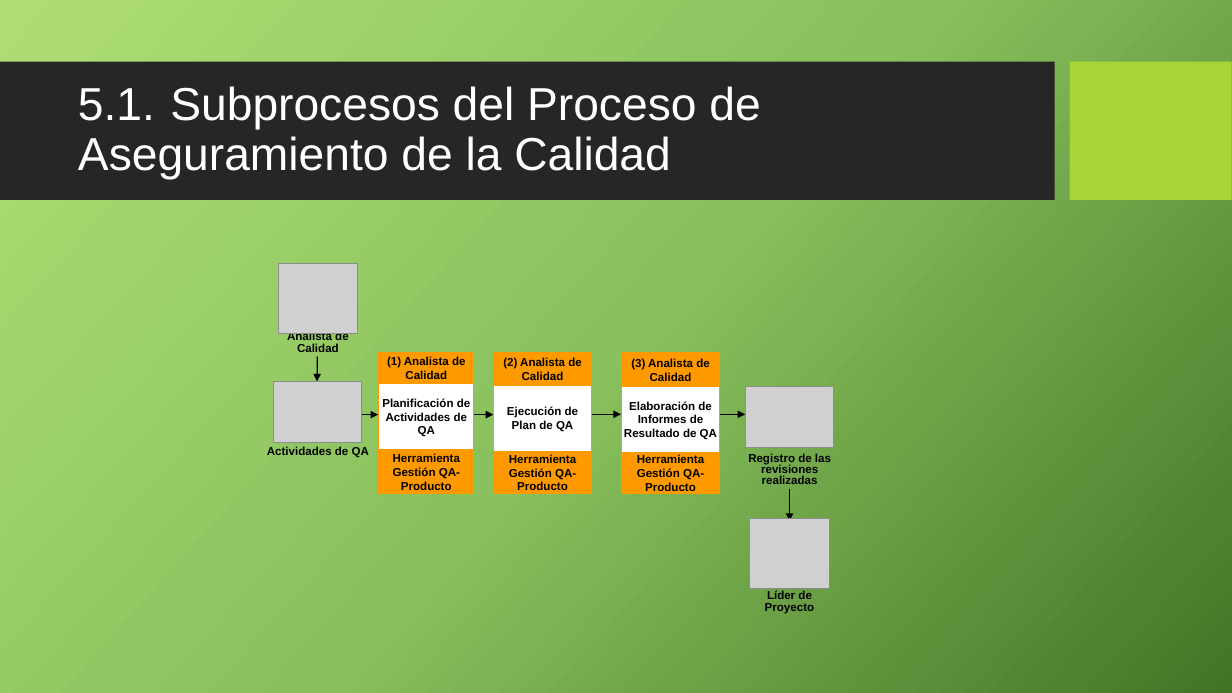
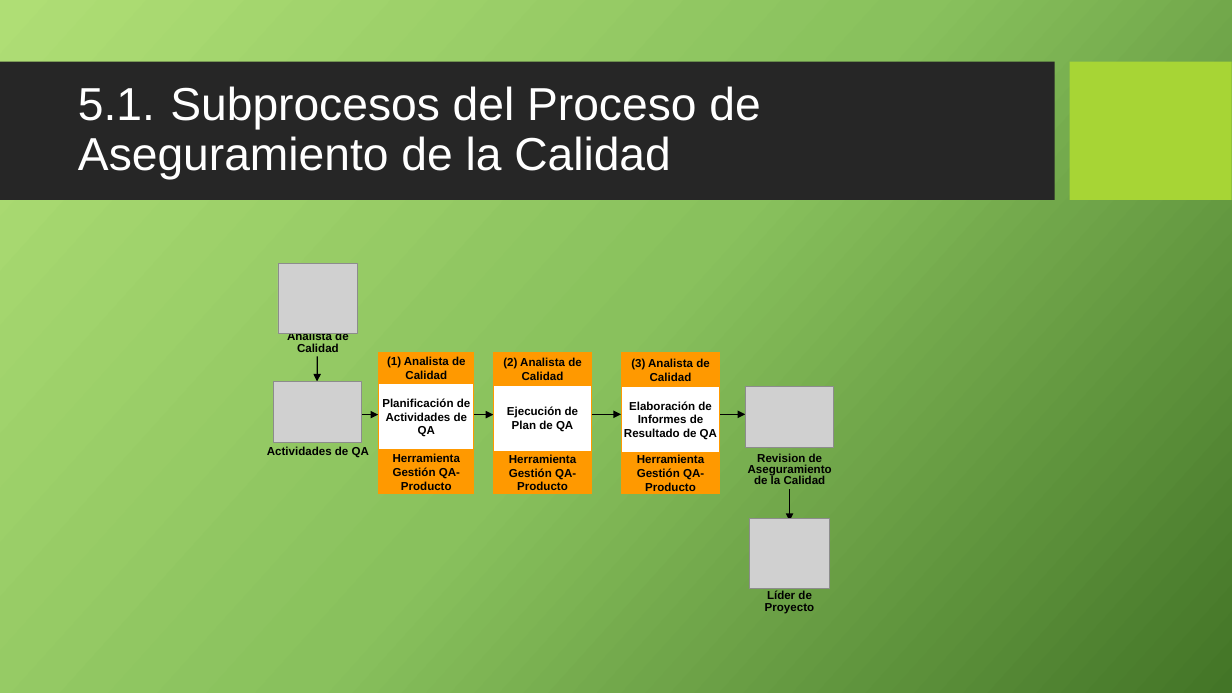
Before and after one commit to cjbensan/sistema-facturacion-inventario, a slide deck: slide 9 of CMMI-Nivel-2/PPQA/PACPPQA_0.1_2015.pptx. Drawn at 1232x693 pixels with LibreOffice and Linux fonts; fonts in the diff are those of the drawing; grey boxes stand for pictures; background and template pictures are left out. Boxes give left, top, right and bottom in pixels: in the first picture for what was removed or moved away, otherwise in the second. Text is boxed around its words. In the diff, an @@ line names an element or a change of style, - is before the commit and + after.

```diff
--- a/CMMI-Nivel-2/PPQA/PACPPQA_0.1_2015.pptx
+++ b/CMMI-Nivel-2/PPQA/PACPPQA_0.1_2015.pptx
@@ text at [748,453,832,484]: text changed @@
-Registro de las revisiones realizadas
+Revision de Aseguramiento de la Calidad
```
Also in this commit, not shown: 6 other slides changed.
